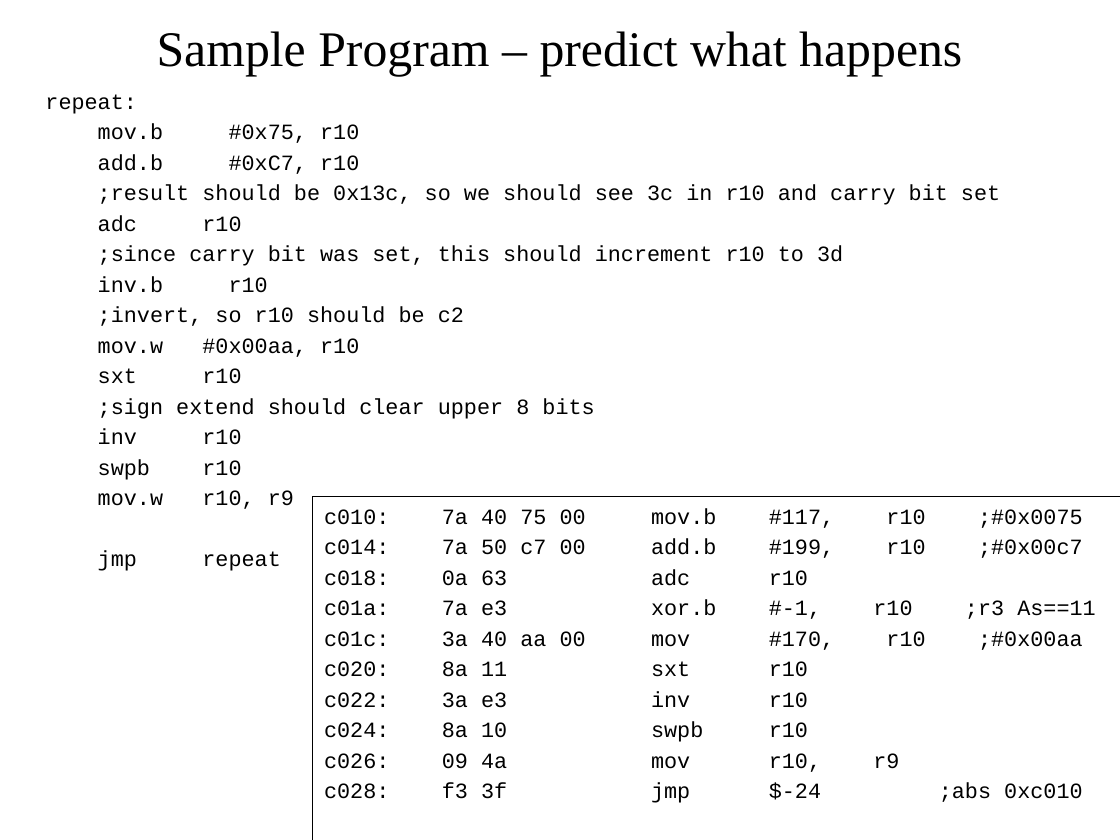
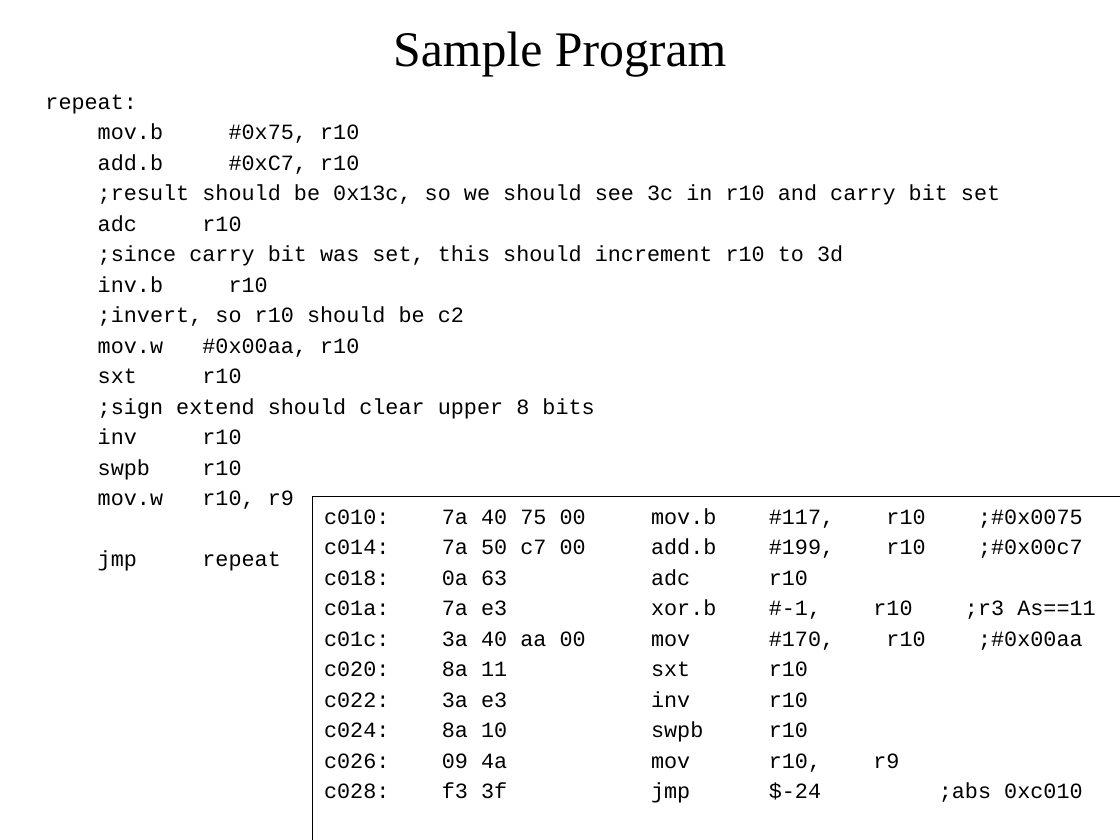
Before and after one commit to pw4rn3r/ECE382, a slide deck: slide 20 of notes/L4/Lsn4.pptx (slide 30 before the commit). Drawn at 1120x840 pixels with LibreOffice and Linux fonts; fonts in the diff are those of the drawing. Boxes give left, top, right and bottom in pixels: in the first picture for what was removed or moved away, otherwise in the second. Text is boxed around its words. In the diff, an @@ line names an element or a change of style, - is before the commit and + after.

Commit message:
typo on Lesson 4 and adding updated Lesson 4 slides.

```diff
--- a/notes/L4/Lsn4.pptx
+++ b/notes/L4/Lsn4.pptx
@@ title at (393,31,726,76): text changed @@
-Sample Program – predict what happens
+Sample Program
```
Also in this commit, not shown: 14 other slides changed, 10 slides added, 18 slides removed, 1 other file.
